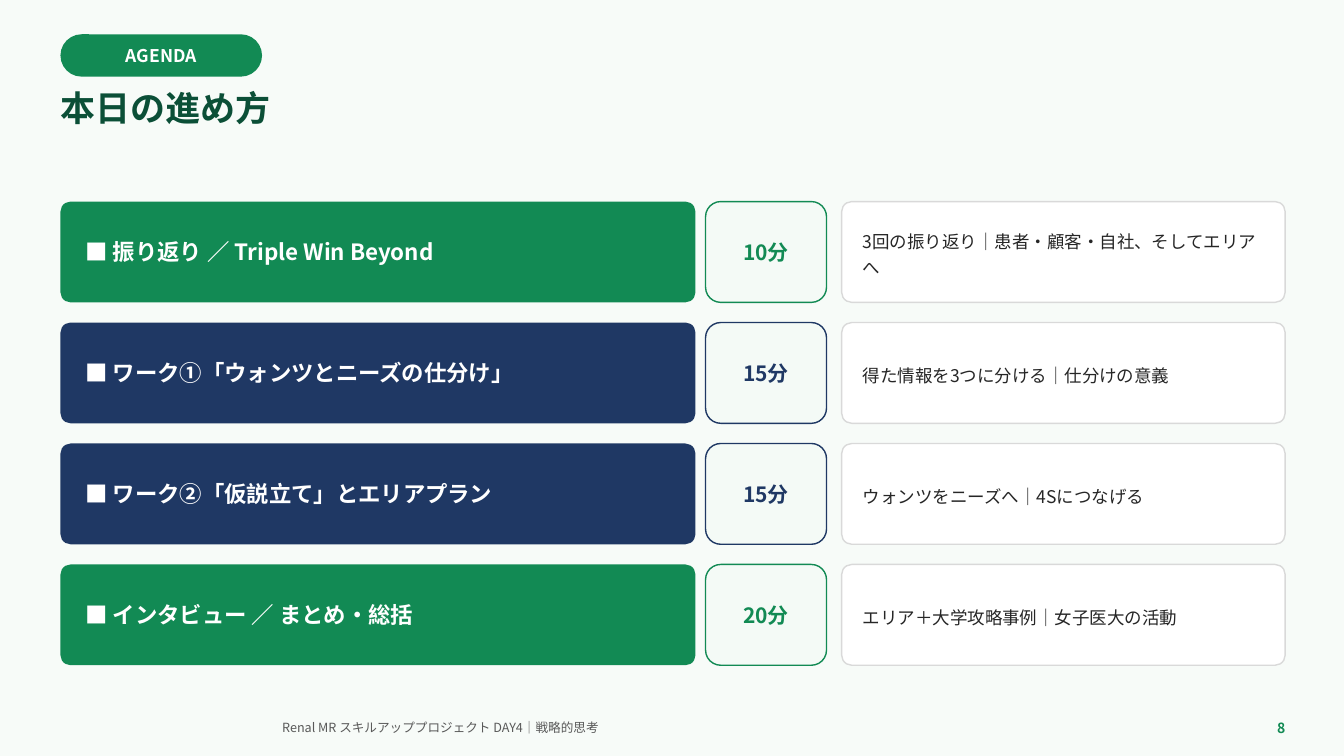
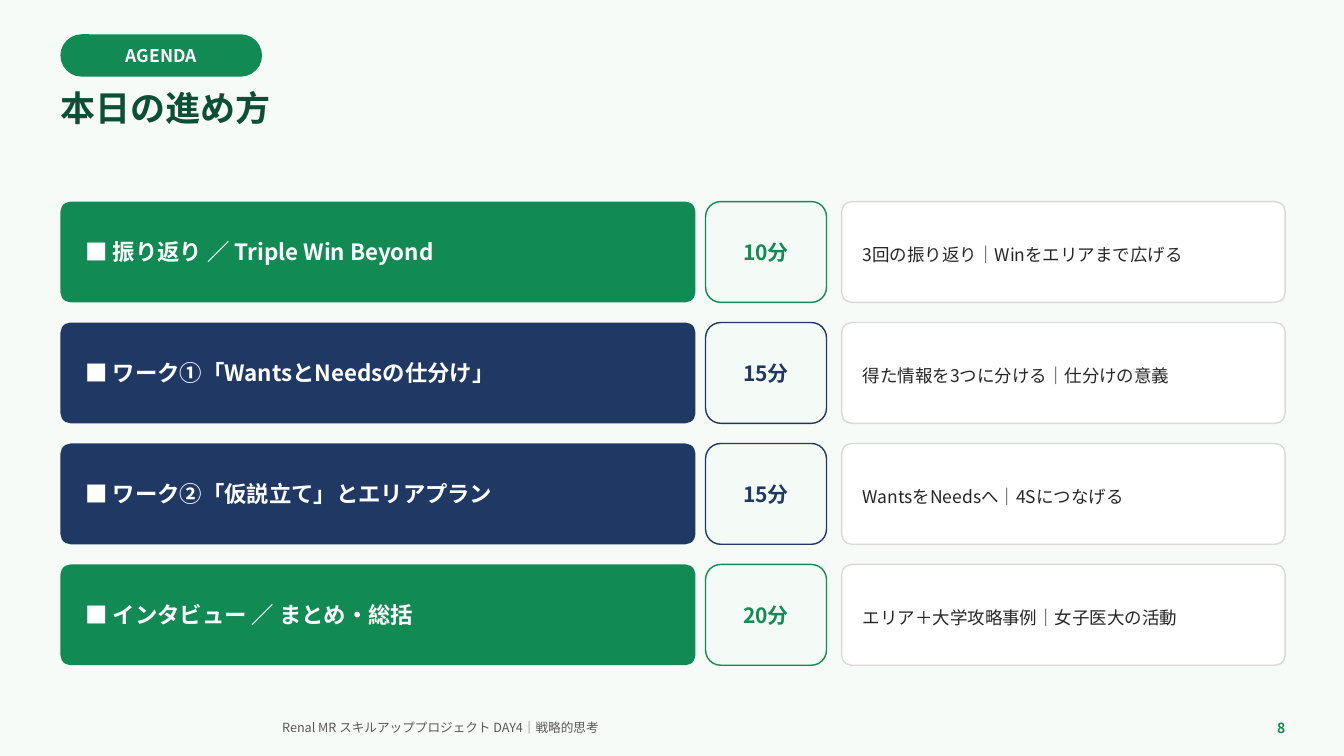
Before and after one commit to TAKUYA-1187/Claude, a slide deck: slide 8 of novartis_training/DAY4_ちょっと分かるだけで世界が変わる.pptx. Drawn at 1344x756 pixels with LibreOffice and Linux fonts; fonts in the diff are those of the drawing; background and template pictures are left out. Boxes give left, top, right and bottom in pixels: in the first picture for what was removed or moved away, otherwise in the second. Text is boxed around its words. In the diff, an @@ line names an element or a change of style, - is before the commit and + after.

```diff
--- a/novartis_training/DAY4_ちょっと分かるだけで世界が変わる.pptx
+++ b/novartis_training/DAY4_ちょっと分かるだけで世界が変わる.pptx
@@ text in rounded rectangle at (x1=863, y1=245, x2=1183, y2=263): text changed @@
-3回の振り返り｜患者・顧客・自社、そしてエリアへ
+3回の振り返り｜Winをエリアまで広げる
@@ text in rounded rectangle at (x1=113, y1=362, x2=495, y2=383): text changed @@
-■ ワーク①「ウォンツとニーズの仕分け」
+■ ワーク①「WantsとNeedsの仕分け」
@@ text in rounded rectangle at (x1=863, y1=487, x2=1124, y2=505): text changed @@
-ウォンツをニーズへ｜4Sにつなげる
+WantsをNeedsへ｜4Sにつなげる
```
Also in this commit, not shown: 21 other slides changed, 2 other files.
